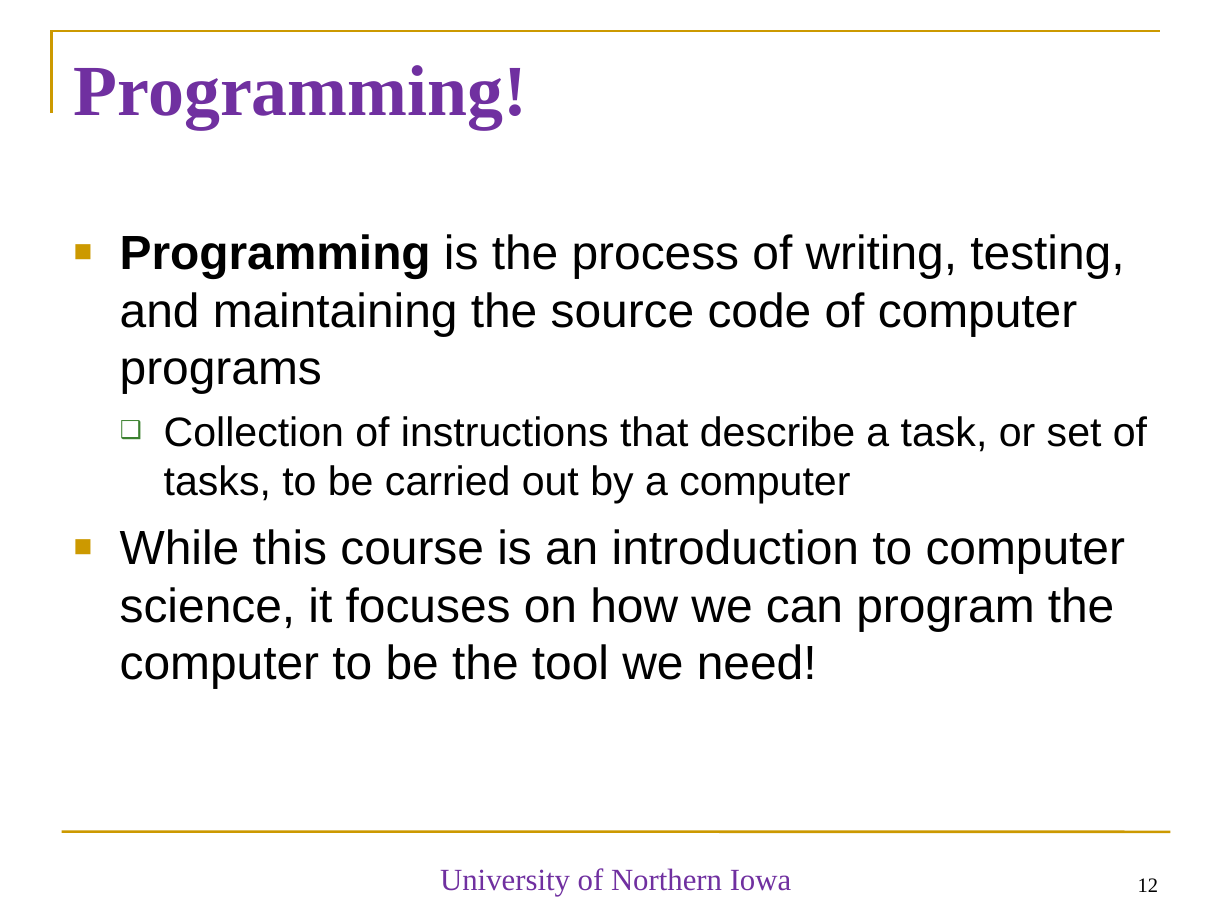
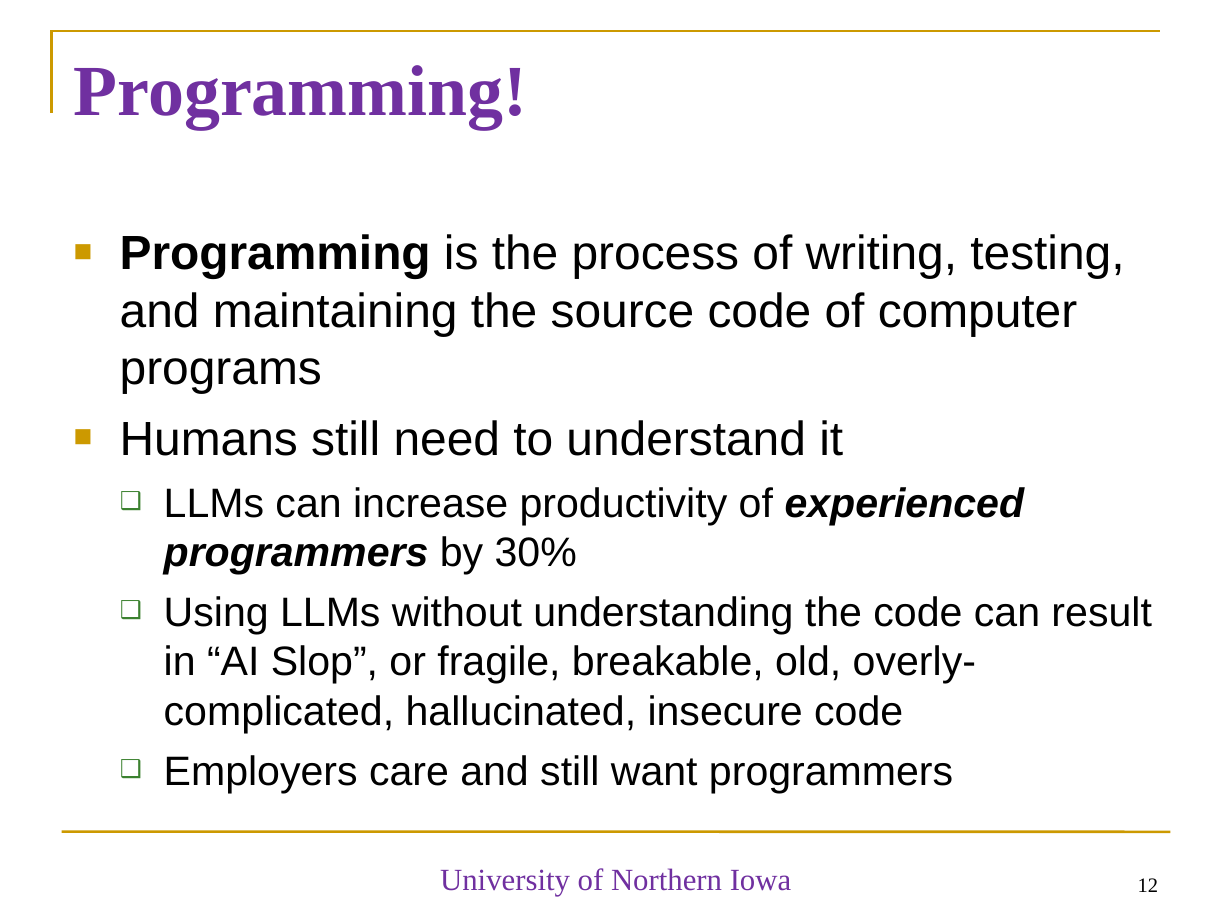
Before and after one commit to diesburg/cs1510_fa25, a slide deck: slide 12 of sessions/intro/intro.ppt. Drawn at 1232x924 pixels with LibreOffice and Linux fonts; fonts in the diff are those of the drawing. Boxes give left, top, right and bottom in pixels: in the first picture for what was removed or moved away, otherwise in the second. Text is boxed around its words. In the diff, an @@ line names an element or a change of style, - is before the commit and + after.

```diff
--- a/sessions/intro/intro.ppt
+++ b/sessions/intro/intro.ppt
@@ text at [120, 420, 1151, 793]: text changed; size 28 to 24 pt @@
-  ❑ Collection of instructions that describe a task, or set of tasks, to be carried out by a computer
-■ While this course is an introduction to computer science, it focuses on how we can program the computer to be the tool we need!
+■ Humans still need to understand it
+  ❑ LLMs can increase productivity of experienced programmers by 30%
+  ❑ Using LLMs without understanding the code can result in “AI Slop”, or fragile, breakable, old, overly-complicated, hallucinated, insecure code
+  ❑ Employers care and still want programmers
```
Also in this commit, not shown: 1 other slide changed, 1 slide added, 4 other files.
